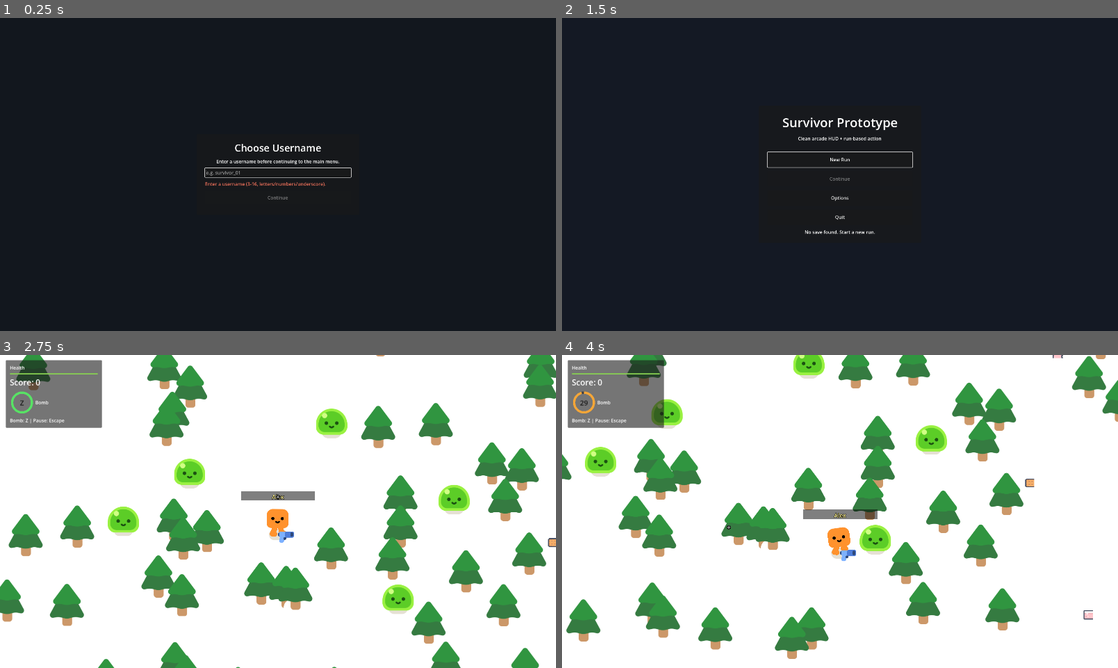
Above: before the commit, frames 1-4 (two rows, left to right).
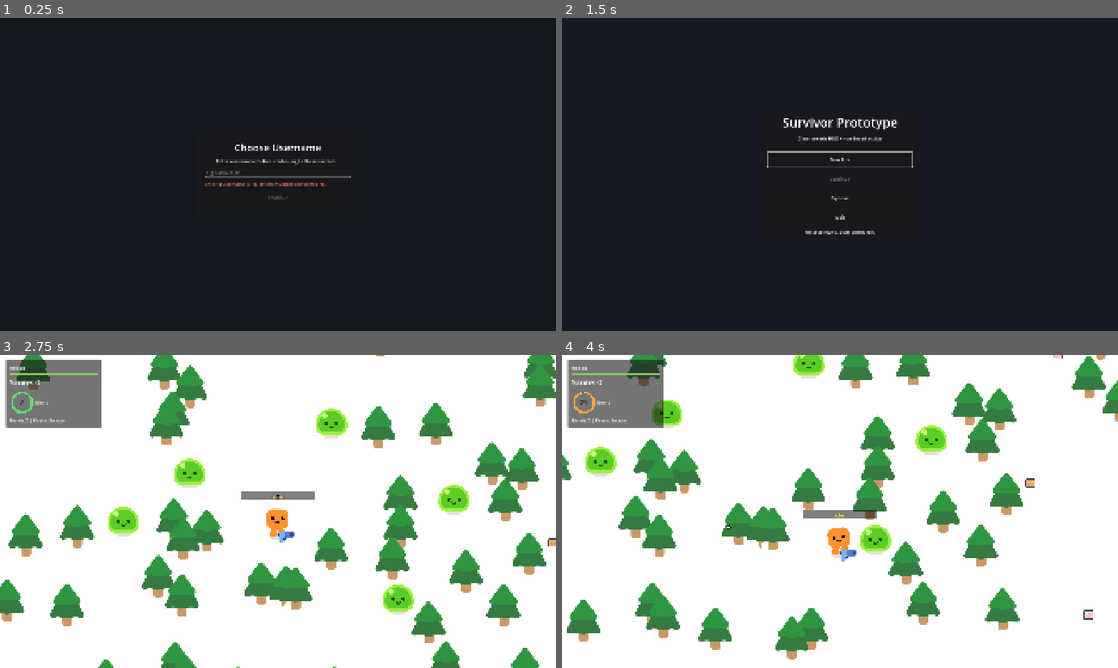
Above: after the commit, the same moments.

Repository: Arjun-Rao-Dev/HappyBoo
Game: Godot game, scene res://ui/username_prompt.tscn
Same seed, same stepped clock (60 frames per second), same inputs: the game is played once before the commit and once after it.
Inputs (mouse positions are in pixels of both pictures, inside the frame that each line leads up to):
- Up to frame 1 (0.25 s): no input
- Up to frame 2 (1.5 s): click (840, 171) at 0.52 s; type "Alex" at 0.6 s; click "Continue" at 1.25 s
- Up to frame 3 (2.75 s): click "New Run" at 2 s
- Up to frame 4 (4 s): tap Enter at 2.75 s; move the mouse to (962, 495) at 2.77 s; hold D (move_right) 2.78-3.53 s; tap Z (throw_bomb) at 2.85, 3.6 s; move the mouse to (728, 527) at 3.52 s; hold S (move_down) from 3.53 s (still down)

The runs differ from the first frame. In frame 1, 0.9% of the frame differs, in the area x 36-64%, y 40-58%; in frame 2, 1.0%; in frame 3, 2.7%, in the area x 0-100%, y 0-100%; in frame 4, 2.5%.

Commit message:
Update Godot project and main scene state

Diff:
--- a/project.godot
+++ b/project.godot
@@ -88,7 +88,8 @@
 
 window/size/viewport_width=1920
 window/size/viewport_height=1080
-window/stretch/mode="viewport"
+window/stretch/mode="canvas_items"
+window/stretch/aspect="ignore"
 
 [dotnet]
 
--- a/survivors_game.tscn
+++ b/survivors_game.tscn
@@ -13,11 +13,15 @@
 y_sort_enabled = true
 script = ExtResource("4_d4u1n")
 
-[node name="ColorRect" type="ColorRect" parent="." unique_id=633500168]
+[node name="BackgroundLayer" type="CanvasLayer" parent="."]
+layer = -100
+
+[node name="ColorRect" type="ColorRect" parent="BackgroundLayer" unique_id=633500168]
 anchors_preset = 15
 anchor_right = 1.0
 anchor_bottom = 1.0
 mouse_filter = 2
+color = Color(1, 1, 1, 1)
 
 [node name="Player" parent="." unique_id=464756056 instance=ExtResource("1_3cish")]
 position = Vector2(922, 499)
